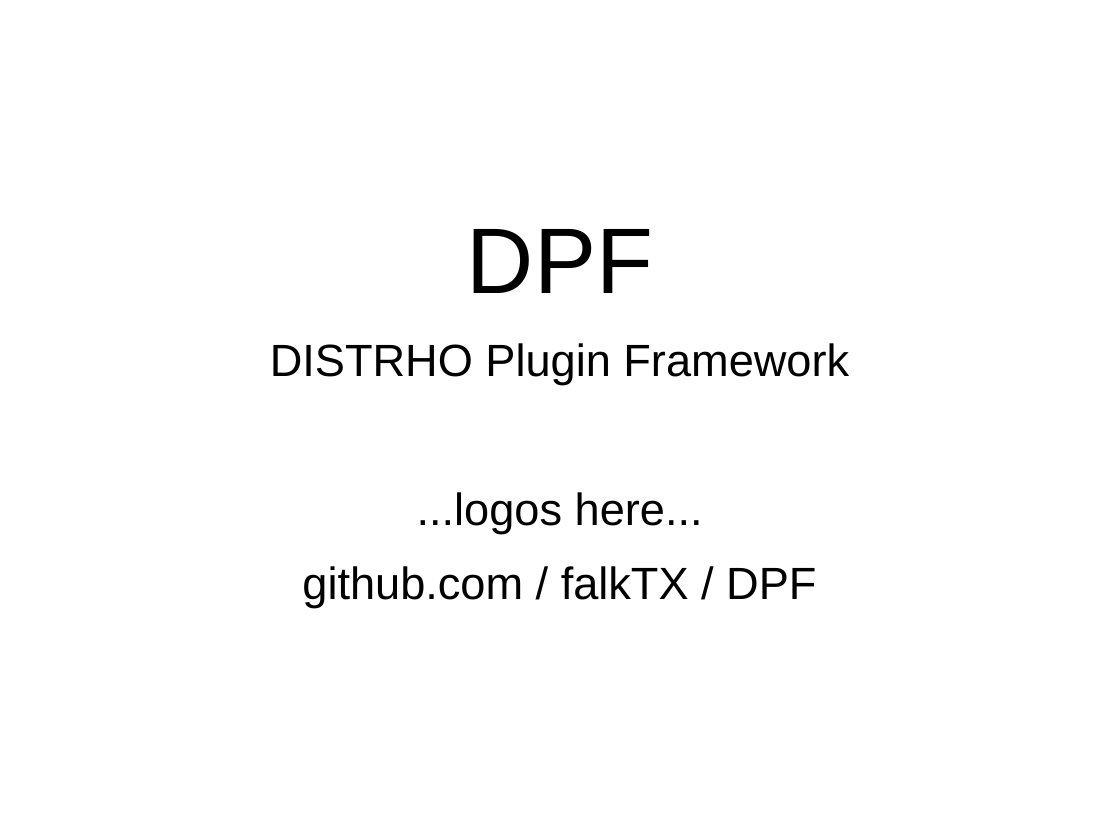
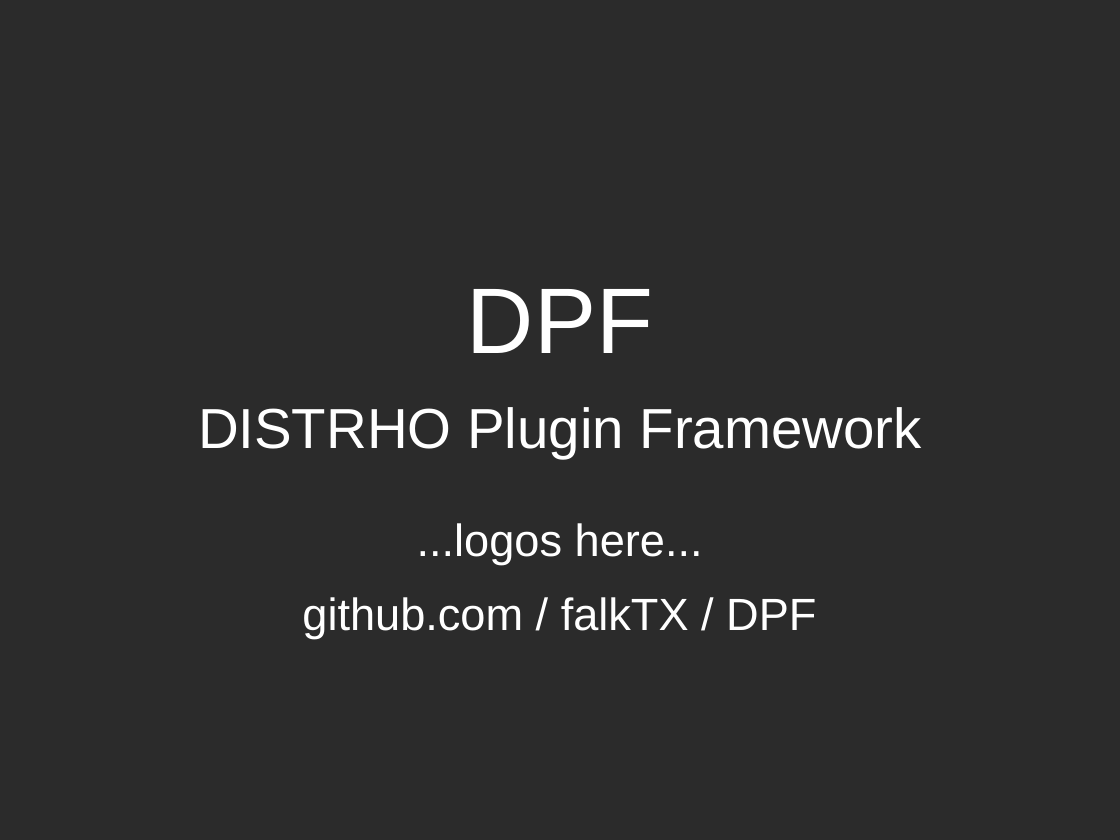
Before and after one commit to DISTRHO/DPF, a slide deck: slide 1 of lac/2014-small-talk.odp. Drawn at 1120x840 pixels with LibreOffice and Linux fonts; fonts in the diff are those of the drawing; background and template pictures are left out; a plain dark background stands for a picture behind light text. Boxes give left, top, right and bottom in pixels: in the first picture for what was removed or moved away, otherwise in the second. Text is boxed around its words. In the diff, an @@ line names an element or a change of style, - is before the commit and + after.

```diff
--- a/lac/2014-small-talk.odp
+++ b/lac/2014-small-talk.odp
@@ background #FFFFFF to picture (left out) @@
@@ text "DPF": place and size @@
-text "DPF" at (270,229,849,608)
+text "DPF" at (198,289,922,639)
@@ text "DPF" at (198,289,922,639): text colour #000000 to #FFFFFF; size 32 to 40 pt in "DISTRHO Plugin Framework" @@
```
Also in this commit, not shown: 8 other slides changed, 1 slide added, 2 other files.
